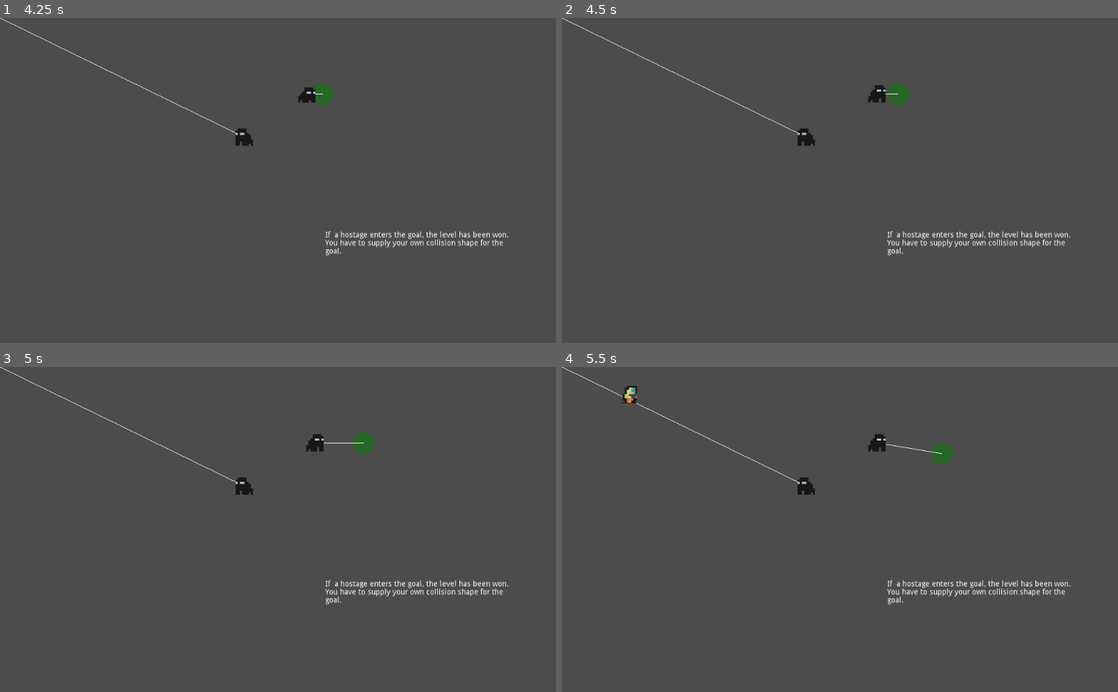
Above: before the commit, frames 1-4 (two rows, left to right).
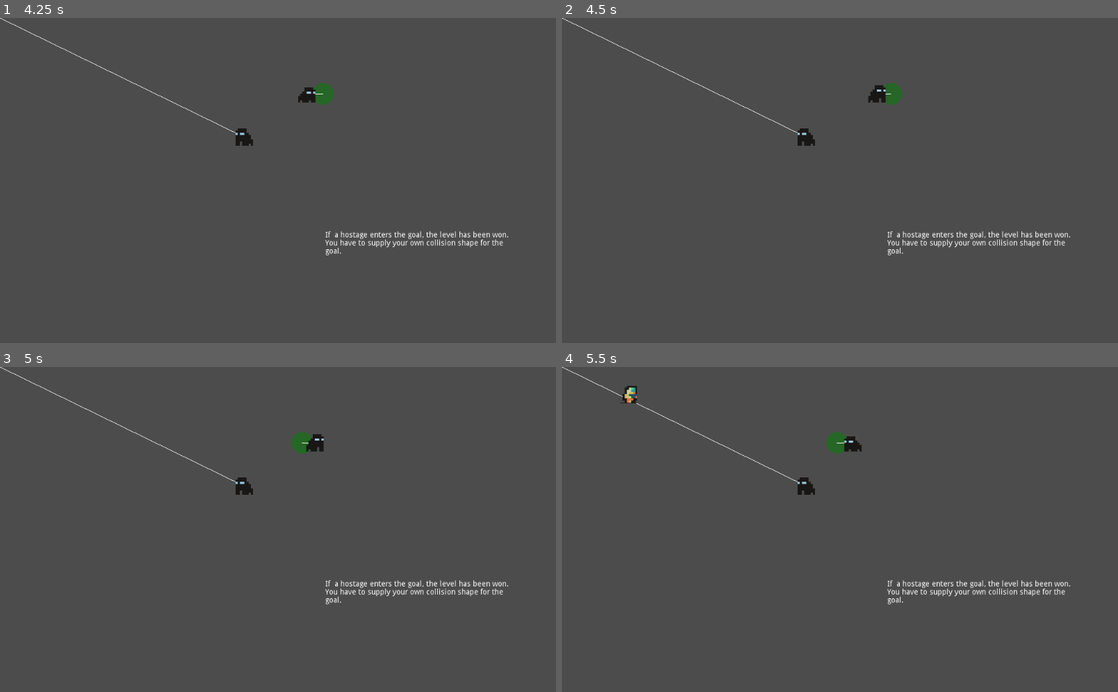
Above: after the commit, the same moments.

Repository: MxAshUp/godot-wild-jam-2
Game: Godot game, scene res://PrototypeScenes/GameplayIntegration/Test-1.tscn
The game is run twice, just before and just after one commit, with the same random seed, the same clock (stepped at 60 frames per second) and the same inputs. This scene is started directly instead of the project's main scene. The engine's default icon, where the game draws it, is replaced by a stand-in: a white triangle on a blue panel in a dark square.
Inputs:
- Up to frame 1 (4.25 s): hold Right (ui_right) 0.53-1.28 s; tap Ctrl (interact) every 0.75 s from 0.6 to 3.6 s; tap Space (jump) at 0.77, 1.52, 3.02, 3.77 s; hold Down (ui_down) 1.28-2.03 s; hold Right (ui_right) 2.03-2.78 s; hold Up (ui_up) 2.78-3.53 s; hold Left (ui_left) from 3.53 s (still down)
- Up to frame 2 (4.5 s): keep holding Left (ui_left); tap Ctrl (interact) at 4.35 s
- Up to frame 3 (5 s): keep holding Left (ui_left); tap Space (jump) at 4.52 s
- Up to frame 4 (5.5 s): release Left (ui_left) at 5.03 s; hold Down (ui_down) from 5.03 s (still down); tap Ctrl (interact) at 5.1 s

Frame 1 is identical in both runs. In frame 2, 0.1% of the frame differs, in the area x 57-63%, y 20-27%; in frame 3, 0.4%; in frame 4, 0.7%, in the area x 47-71%, y 20-30%.

Commit message:
Added patrol ping pong, changed some vars to consts

Diff:
--- a/LevelComponents/Guard.gd
+++ b/LevelComponents/Guard.gd
@@ -5,8 +5,14 @@
 var patrolling : bool = false
 var position_follow : Vector2
 var velocity : Vector2 = Vector2()
-const max_speed = 250
-const acceleration = 500
+var can_see_follow_position = false
+const MAX_SPEED = 250
+const ACCELERATION = 500
+const FOLLOW_THRESHOLD = 32
+const FRICTION = 1000
+
+signal lost_follow_position
+signal found_follow_position
 
 func _ready():
 	patrol = get_parent()
@@ -42,7 +48,7 @@
 	else:
 		$Sprite.modulate = Color(1,1,1)
 
-	$AnimationPlayer.playback_speed = (velocity.length() / max_speed) * 3
+	$AnimationPlayer.playback_speed = (velocity.length() / MAX_SPEED) * 3
 	if velocity.x > 0:
 		$Sprite.flip_h = true
 	elif velocity.x < 0:
@@ -63,17 +69,33 @@
 
 		var follow_vector = position_follow - self.global_position
 
-		if can_see_position(position_follow) and follow_vector.length() > 32:
-			velocity += follow_vector.normalized() * acceleration * delta
+		if can_see_position(position_follow) and follow_vector.length() > FOLLOW_THRESHOLD:
+			if can_see_follow_position == false :
+				can_see_follow_position = true
+				emit_signal("found_follow_position")
+				if patrol:
+					patrol.emit_signal("in_range", self)
+
+			velocity += follow_vector.normalized() * ACCELERATION * delta
 
 		else:
+			# Slow down
 			var speed = velocity.length()
-			speed -= acceleration * delta * 2
+			speed -= FRICTION * delta
 			speed = max(0, speed)
 			velocity = velocity.normalized() * speed
 
-		if velocity.length() > max_speed:
-			velocity = velocity.normalized() * max_speed
+			# complain
+			if follow_vector.length() > FOLLOW_THRESHOLD:
+				if can_see_follow_position == true:
+					can_see_follow_position = false
+					emit_signal("lost_follow_position")
+
+					if patrol:
+						patrol.emit_signal("out_of_range", self)
+
+		if velocity.length() > MAX_SPEED:
+			velocity = velocity.normalized() * MAX_SPEED
 
 		var new_velocity = move_and_slide(velocity)
 		if velocity.length() > 0:
--- a/LevelComponents/Patrol.gd
+++ b/LevelComponents/Patrol.gd
@@ -4,6 +4,7 @@
 export (float) var move_speed = 100
 export (float) var start_offset = 0
 export (bool) var preview = false
+export (bool) var ping_pong = true
 var preview_offset = 0
 
 onready var position_follow : Position2D = get_node("PathFollow2D/Position2D")
@@ -11,8 +12,12 @@
 onready var path : Path2D = get_node("Path2D")
 
 signal out_of_range
+signal in_range
 
 func _ready():
+	connect("out_of_range", self, "handle_out_of_range")
+	connect("in_range", self, "handle_in_range")
+
 	if path != null:
 		self.remove_child(path_follow)
 		path.add_child(path_follow)
@@ -50,6 +55,15 @@
 		draw_circle(get_position_follow() - position, 20, Color(0,0.5,0,0.5))
 
 
+func handle_out_of_range(follower : PhysicsBody2D):
+	if ping_pong:
+		move_speed = -move_speed
+
+
+func handle_in_range(follow : PhysicsBody2D):
+	pass
+
+
 # Process for just tooling around
 func process_tool(delta):
 	update()
--- a/LevelComponents/Patrol.tscn
+++ b/LevelComponents/Patrol.tscn
@@ -7,6 +7,7 @@
 move_speed = 100
 start_offset = 0
 preview = false
+ping_pong = true
 
 [node name="PathFollow2D" type="PathFollow2D" parent="."]
 position = Vector2( 281.343, 260.921 )
